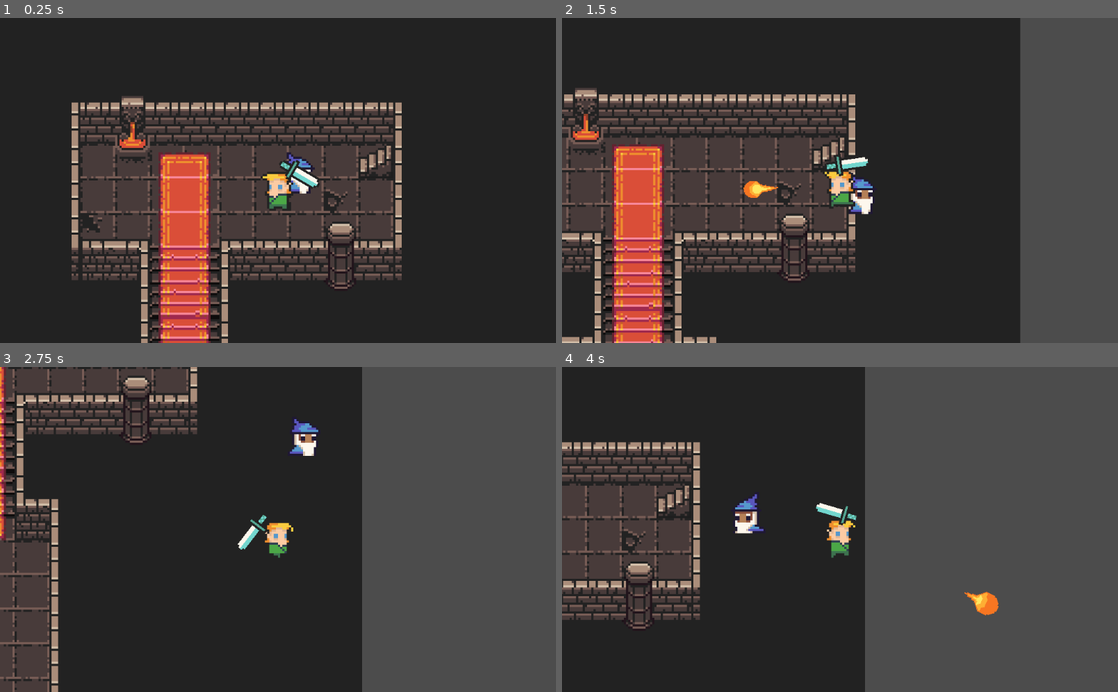
Above: before the commit, frames 1-4 (two rows, left to right).
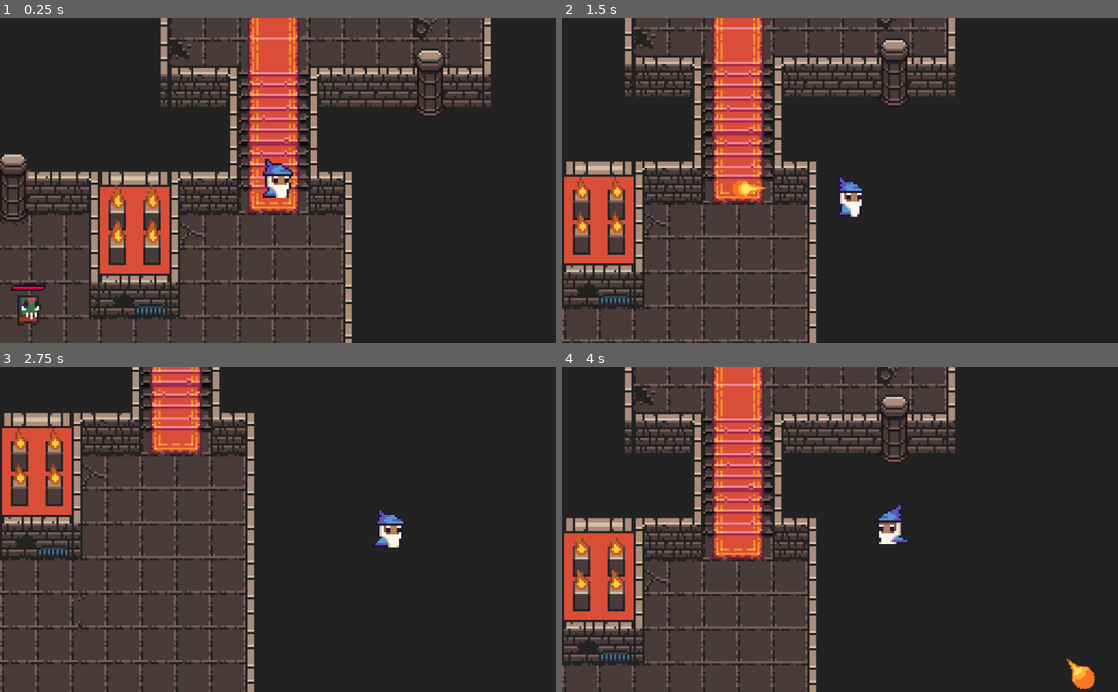
Above: after the commit, the same moments.

Repository: gotneb/cripta_dungeon
Game: Godot game, scene res://scenes/world/tutorial.tscn
Two runs of this game, one before a commit and one after it. Both use one fixed random seed, a clock stepped at 60 frames per second and the inputs below.
Inputs (mouse positions are in pixels of both pictures, inside the frame that each line leads up to):
- Up to frame 1 (0.25 s): no input
- Up to frame 2 (1.5 s): move the mouse to (962, 164) at 0.52 s; hold Right (right) 0.53-1.28 s; tap Tab (change_enemy, bound only after the commit) at 0.6 s; move the mouse to (728, 196) at 1.27 s; hold Down (down) from 1.28 s (still down); tap Z (z_attack) at 1.35 s
- Up to frame 3 (2.75 s): tap Tab (change_enemy, bound only after the commit) at 1.55, 2.1 s; move the mouse to (333, 458) at 2.02 s; release Down (down) at 2.03 s; hold Right (right) from 2.03 s (still down)
- Up to frame 4 (4 s): move the mouse to (812, 594) at 2.77 s; release Right (right) at 2.78 s; hold Up (up) 2.78-3.53 s; tap Tab (change_enemy, bound only after the commit) at 2.85, 3.8 s; move the mouse to (1006, 578) at 3.52 s; hold Left (left) from 3.53 s (still down); tap Z (z_attack) at 3.6 s

The runs differ from the first frame. In frame 1, 51% of the frame differs, in the area x 0-89%, y 0-100%; in frame 2, 59%; in frame 3, 72%; in frame 4, 79%, in the area x 0-100%, y 0-100%.
Error after the commit: Invalid get index '-1' (on base: 'Array'). (res://scripts/playable_characters/wizzard.gd:87)

Commit message:
Add mira no inimigo

Diff:
--- a/src/project.godot
+++ b/src/project.godot
@@ -36,11 +36,6 @@
 run/main_scene="res://scenes/world/tutorial.tscn"
 config/icon="res://icon.png"
 
-[display]
-
-window/stretch/mode="viewport"
-window/stretch/aspect="keep"
-
 [importer_defaults]
 
 texture={
@@ -67,11 +62,6 @@
 
 [input]
 
-right={
-"deadzone": 0.5,
-"events": [ Object(InputEventKey,"resource_local_to_scene":false,"resource_name":"","device":0,"alt":false,"shift":false,"control":false,"meta":false,"command":false,"pressed":false,"scancode":0,"physical_scancode":16777233,"unicode":0,"echo":false,"script":null)
- ]
-}
 left={
 "deadzone": 0.5,
 "events": [ Object(InputEventKey,"resource_local_to_scene":false,"resource_name":"","device":0,"alt":false,"shift":false,"control":false,"meta":false,"command":false,"pressed":false,"scancode":0,"physical_scancode":16777231,"unicode":0,"echo":false,"script":null)
@@ -87,17 +77,21 @@
 "events": [ Object(InputEventKey,"resource_local_to_scene":false,"resource_name":"","device":0,"alt":false,"shift":false,"control":false,"meta":false,"command":false,"pressed":false,"scancode":0,"physical_scancode":16777234,"unicode":0,"echo":false,"script":null)
  ]
 }
+right={
+"deadzone": 0.5,
+"events": [ Object(InputEventKey,"resource_local_to_scene":false,"resource_name":"","device":0,"alt":false,"shift":false,"control":false,"meta":false,"command":false,"pressed":false,"scancode":0,"physical_scancode":16777233,"unicode":0,"echo":false,"script":null)
+ ]
+}
 z_attack={
 "deadzone": 0.5,
 "events": [ Object(InputEventKey,"resource_local_to_scene":false,"resource_name":"","device":0,"alt":false,"shift":false,"control":false,"meta":false,"command":false,"pressed":false,"scancode":0,"physical_scancode":90,"unicode":0,"echo":false,"script":null)
  ]
 }
-
-[layer_names]
-
-2d_physics/layer_1="Player"
-2d_physics/layer_2="Enemies"
-2d_physics/layer_3="Projectiles"
+change_enemy={
+"deadzone": 0.5,
+"events": [ Object(InputEventKey,"resource_local_to_scene":false,"resource_name":"","device":0,"alt":false,"shift":false,"control":false,"meta":false,"command":false,"pressed":false,"scancode":0,"physical_scancode":16777218,"unicode":0,"echo":false,"script":null)
+ ]
+}
 
 [physics]
 
--- a/src/scenes/enemies/orc_shaman.tscn
+++ b/src/scenes/enemies/orc_shaman.tscn
@@ -51,7 +51,7 @@
 collision_mask = 4
 script = ExtResource( 10 )
 
-[node name="TextureRect" type="TextureRect" parent="."]
+[node name="Aim" type="TextureRect" parent="."]
 margin_left = -7.0
 margin_top = -1.0
 margin_right = 9.0
--- a/src/scenes/playable_characters/wizzard.tscn
+++ b/src/scenes/playable_characters/wizzard.tscn
@@ -33,6 +33,9 @@
 radius = 5.0
 height = 6.0
 
+[sub_resource type="CircleShape2D" id=3]
+radius = 83.006
+
 [node name="Wizzard" type="KinematicBody2D"]
 script = ExtResource( 1 )
 
@@ -40,7 +43,7 @@
 position = Vector2( -1, -6 )
 frames = SubResource( 2 )
 animation = "idle"
-frame = 3
+frame = 2
 playing = true
 
 [node name="CollisionShape2D" type="CollisionShape2D" parent="."]
@@ -49,9 +52,19 @@
 [node name="Camera2D" type="Camera2D" parent="."]
 current = true
 zoom = Vector2( 0.25, 0.25 )
+limit_right = 1023
 smoothing_enabled = true
 
 [node name="SpelsPositon" type="Node2D" parent="."]
 
 [node name="Position" type="Position2D" parent="SpelsPositon"]
 position = Vector2( 25, 0 )
+
+[node name="Vision" type="Area2D" parent="."]
+collision_mask = 2
+
+[node name="CollisionShape2D" type="CollisionShape2D" parent="Vision"]
+shape = SubResource( 3 )
+
+[connection signal="body_entered" from="Vision" to="." method="_on_Vision_body_entered"]
+[connection signal="body_exited" from="Vision" to="." method="_on_Vision_body_exited"]
--- a/src/scenes/world/tutorial.tscn
+++ b/src/scenes/world/tutorial.tscn
@@ -7,7 +7,6 @@
 [ext_resource path="res://scenes/enemies/orc_shaman.tscn" type="PackedScene" id=5]
 [ext_resource path="res://assets/walls.png" type="Texture" id=6]
 [ext_resource path="res://scripts/world/tutorial.gd" type="Script" id=7]
-[ext_resource path="res://scenes/playable_characters/elf.tscn" type="PackedScene" id=8]
 
 [sub_resource type="TileSet" id=1]
 0/name = "tileset2.png 0"
@@ -696,13 +695,18 @@
 format = 1
 tile_data = PoolIntArray( 262164, 1, 0, 327700, 0, 65536, 393233, 3, 0, 393234, 3, 0, 393236, 0, 131072, 393267, 2, 0,  …(280 unchanged characters)…
 
-[node name="Wizzard" parent="." instance=ExtResource( 2 )]
-position = Vector2( 901, 143 )
-
-[node name="OrcShaman" parent="." instance=ExtResource( 5 )]
-position = Vector2( 712, 346 )
-
-[node name="Elf" parent="." instance=ExtResource( 8 )]
-position = Vector2( 891, 145 )
-
-[connection signal="health_changed" from="OrcShaman" to="." method="_on_Orc_Shaman_health_changed"]
+[node name="YSort" type="YSort" parent="."]
+
+[node name="OrcShaman" parent="YSort" instance=ExtResource( 5 )]
+position = Vector2( 730, 334 )
+
+[node name="OrcShaman2" parent="YSort" instance=ExtResource( 5 )]
+position = Vector2( 813, 359 )
+
+[node name="OrcShaman3" parent="YSort" instance=ExtResource( 5 )]
+position = Vector2( 734, 282 )
+
+[node name="Wizzard" parent="YSort" instance=ExtResource( 2 )]
+position = Vector2( 850, 225 )
+
+[connection signal="health_changed" from="YSort/OrcShaman" to="." method="_on_Orc_Shaman_health_changed"]
--- a/src/scripts/enemies/orc_shaman.gd
+++ b/src/scripts/enemies/orc_shaman.gd
@@ -5,16 +5,18 @@
 
 onready var health_bar := $HealthBar
 onready var animation := $AnimationPlayer
+onready var aim := $Aim
 
 var max_hp := 20
 var current_hp := max_hp
 
-
 func _ready():
 	$AnimatedSprite.play("idle")
 	health_bar.set_max_health(max_hp)
+	set_aim_visible_to(false)
 
 
+# Da dano no inimigo
 func take_damage(damage: int) -> void:
 	animation.play("hitted")
 	var old_health := current_hp
@@ -27,3 +29,7 @@
 
 	emit_signal("health_changed", old_health, current_hp)
 	health_bar.update_health(current_hp)
+
+
+func set_aim_visible_to(state: bool) -> void:
+	aim.visible = state
--- a/src/scripts/playable_characters/wizzard.gd
+++ b/src/scripts/playable_characters/wizzard.gd
@@ -3,6 +3,9 @@
 
 # Constantes
 const fire_ball_path := preload("res://scenes/projectiles/wizzard/fire.tscn")
+
+var visible_enemies = []
+var enemy_index = 0
 
 # Variaveis
 var speed := 40
@@ -35,6 +38,8 @@
 
 	_play_animation()
 	$AnimatedSprite.flip_h = _need_flip()
+
+	select_enemy()
 
 
 # Escolhe a animacao com base na velocidade
@@ -69,3 +74,27 @@
 	fire.rotate($SpelsPositon.rotation)
 	fire.damage = fire_ball_damage
 	get_parent().add_child(fire)
+
+
+func select_enemy() -> void:
+	if visible_enemies.size() == 1:
+		visible_enemies[0].set_aim_visible_to(true)
+	else:
+		if Input.is_action_just_pressed("change_enemy"):
+			enemy_index += 1
+			if enemy_index >= visible_enemies.size():
+				enemy_index = 0
+			visible_enemies[enemy_index - 1].set_aim_visible_to(false)
+			visible_enemies[enemy_index].set_aim_visible_to(true)
+
+
+func _on_Vision_body_entered(body):
+	if body is OrcShaman:
+		visible_enemies.append(body)
+		select_enemy()
+
+
+func _on_Vision_body_exited(body):
+	if body is OrcShaman:
+		visible_enemies.pop_at(visible_enemies.find(body))
+		body.set_aim_visible_to(false)
--- a/src/scripts/world/tutorial.gd
+++ b/src/scripts/world/tutorial.gd
@@ -4,5 +4,5 @@
 
 func _on_Orc_Shaman_health_changed(old_health, new_health):
 	var di := damage_indicator_path.instance()
-	$OrcShaman.add_child(di)
+	$YSort/OrcShaman.add_child(di)
 	di.goes_up(old_health - new_health)
Not shown: 1 places in src/scenes/playable_characters/wizzard.tscn that only renumber resources
Not shown: 1 places in src/scenes/world/tutorial.tscn that only renumber resources
